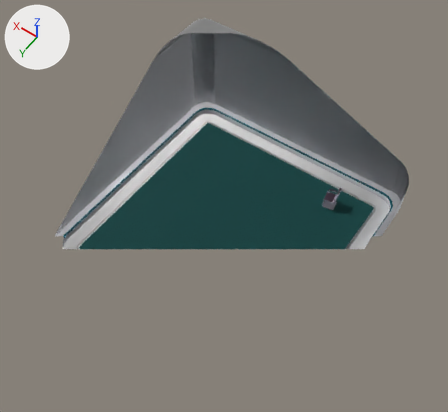
What one commit did to the Blender file environment/abandoned_spaceship/abandoned_spaceship_lab_room.blend.
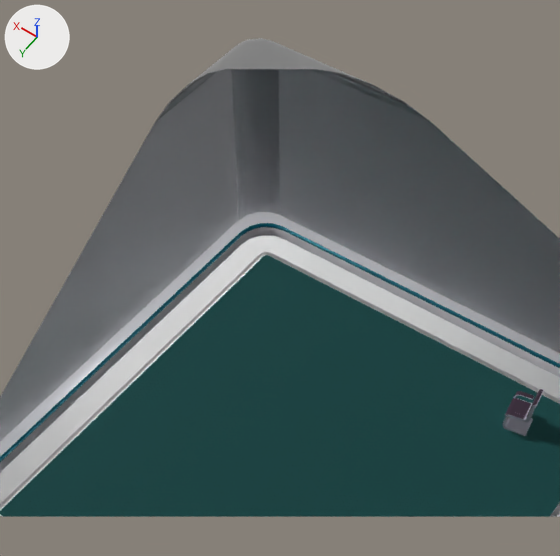
Each version appears first whole from a camera (50 mm lens) standing at (-8.04, 11.65, 19.42) and looking at (-0.17, 0.65, 2.13), and next in a close-up on the part from 18% to 78% of the width and 0% to 65% of the height. The lights are fixed; the arrows at upper left show +X, +Y and +Z. The last two pictures show the newer version. Everything nearer to the camera than a plane just in front of the edit is cut away.

Objects in the first close-up: 'Chair', 'Room'.
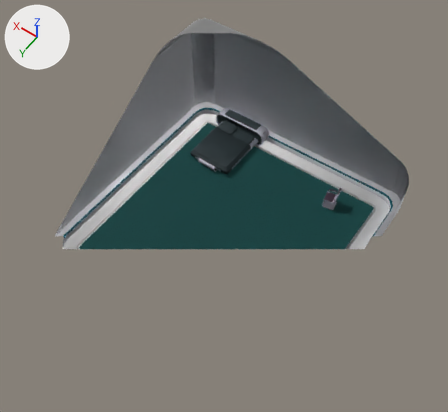
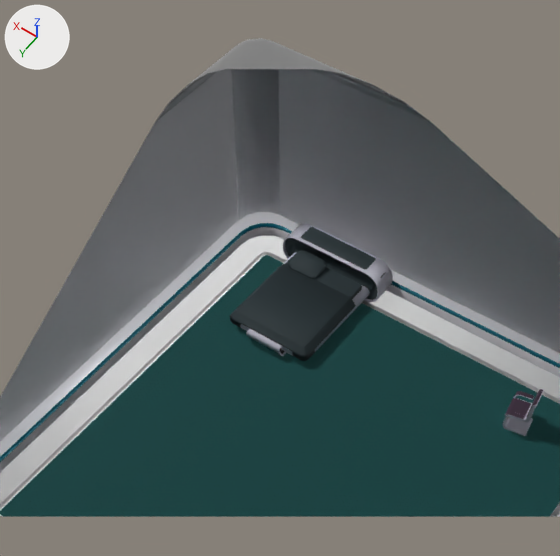
Location of each change, (x1, y1, x2, y2) in pixels of the close-ups (560 x 556 px):
```json
{"object": "Bed", "change": "added", "after": [230, 223, 393, 361]}
```

Scene script edits in JSON lines:
```json
{"op": "add", "block": "img_plastic_n_png_002", "code": ["img_plastic_n_png_002 = load_image('plastic.n.png.002', 'tex/plastic/plastic.n.png', 512, 512, 'sRGB')"]}
{"op": "add", "block": "mat_softpad_001", "code": ["mat_softpad_001 = principled_material('SoftPad.001')", "mat_softpad_001.base_color = (0.0255, 0.0431, 0.0496)  # dark cyan #2c3b3f", "mat_softpad_001.roughness = 0.736"]}
{"op": "add", "block": "mat_plastic_rubber", "code": ["mat_plastic_rubber = bpy.data.materials.new('Plastic.Rubber')", "# colours: black #27252c", "# uses the picture img_plastic_n_png_002"]}
{"op": "add", "block": "mat_plastic_001", "code": ["mat_plastic_001 = bpy.data.materials.new('Plastic.001')", "# colours: white #dad9e7", "# uses the picture img_plastic_n_png_002"]}
{"op": "add", "block": "me_cube_005", "code": ["me_cube_005 = bpy.data.meshes.new('Cube.005')", "me_cube_005.from_pydata(...)  # 114 vertices, 120 faces; spans x -0.365..0.365, y -0.262..0.266, z -0.08..0.08", "me_cube_005.polygons.foreach_set('use_smooth', [True] * 120)", "me_cube_005.materials.append(mat_softpad_001)  # dark cyan #2c3b3f"]}
{"op": "add", "block": "me_plane_001", "code": ["me_plane_001 = bpy.data.meshes.new('Plane.001')", "me_plane_001.from_pydata(...)  # 96 vertices, 96 faces; spans x -0.97..0.97, y -0.98..0.8, z -0.16..0.01", "me_plane_001.polygons.foreach_set('use_smooth', [True] * 96)", "me_plane_001.materials.append(mat_softpad_001)  # dark cyan #2c3b3f"]}
{"op": "add", "block": "me_cube_004", "code": ["me_cube_004 = bpy.data.meshes.new('Cube.004')", "me_cube_004.from_pydata(...)  # 624 vertices, 543 faces; spans x -1.21..1.21, y -2.88..0.0, z -0.4..0.4", "# faces by material slot: [377, 51, 115]", "me_cube_004.materials.append(mat_plastic_001)", "me_cube_004.materials.append(mat_softpad_001)  # dark cyan #2c3b3f", "me_cube_004.materials.append(mat_plastic_rubber)"]}
{"op": "add", "block": "col_bed", "code": ["col_bed = bpy.data.collections.new('Bed')", "col_bed.objects.link(ob_bed_001)", "col_bed.objects.link(ob_pillow_001)", "col_bed.objects.link(ob_pillow_002)", "col_bed.objects.link(ob_coverlet)"]}
{"op": "add", "block": "ob_bed", "code": ["ob_bed = bpy.data.objects.new('Bed', None)", "ob_bed.location = (2.5, -3.22, 0.0)", "ob_bed.rotation_euler = (0.0, 0.0, 3.142)  # degrees (0, 0, 180)", "ob_bed.instance_type = 'COLLECTION'", "ob_bed.instance_collection = col_bed"]}
{"op": "add", "block": "ob_pillow_001", "code": ["ob_pillow_001 = bpy.data.objects.new('Pillow.001', me_cube_005)", "ob_pillow_001.location = (0.39, 0.71, 0.53)", "ob_pillow_001.rotation_euler = (0.175, 0.0, 0.0)  # degrees (10, 0, 0)", "ob_pillow_001.hide_render = True"]}
{"op": "add", "block": "ob_coverlet", "code": ["ob_coverlet = bpy.data.objects.new('Coverlet', me_plane_001)", "ob_coverlet.location = (0.0, -0.3, 0.46)"]}
{"op": "add", "block": "ob_pillow_002", "code": ["ob_pillow_002 = bpy.data.objects.new('Pillow.002', me_cube_005)", "ob_pillow_002.location = (-0.39, 0.71, 0.53)", "ob_pillow_002.rotation_euler = (0.175, 0.0, 0.0)  # degrees (10, 0, 0)"]}
{"op": "add", "block": "ob_bed_001", "code": ["ob_bed_001 = bpy.data.objects.new('Bed.001', me_cube_004)", "ob_bed_001.location = (0.0, 1.48, 0.4)"]}
```
